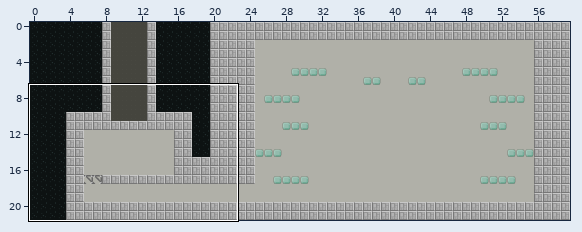
Two states of a Tiled map, assets/dat/level8.tmx. Above, an overview of the earlier version with the close-up marked.
Close-up. As it was:
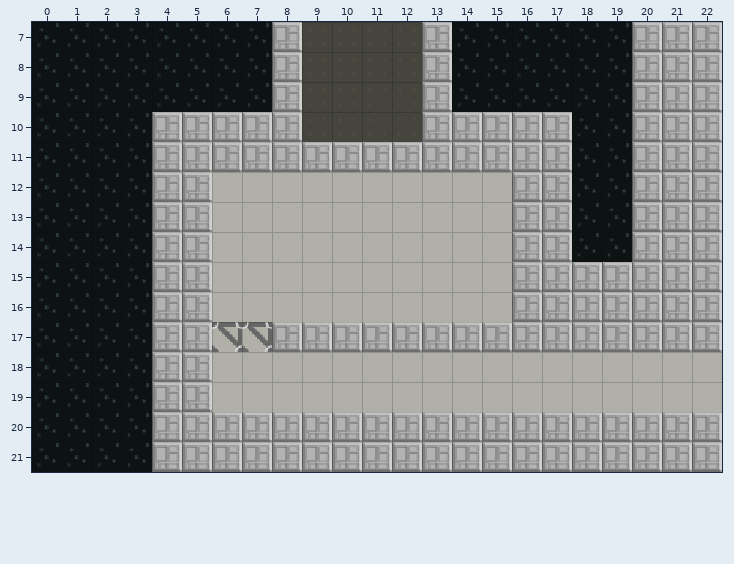
Cells are 20x20 px. Shown: x 0..22, y 7..21.
New version:
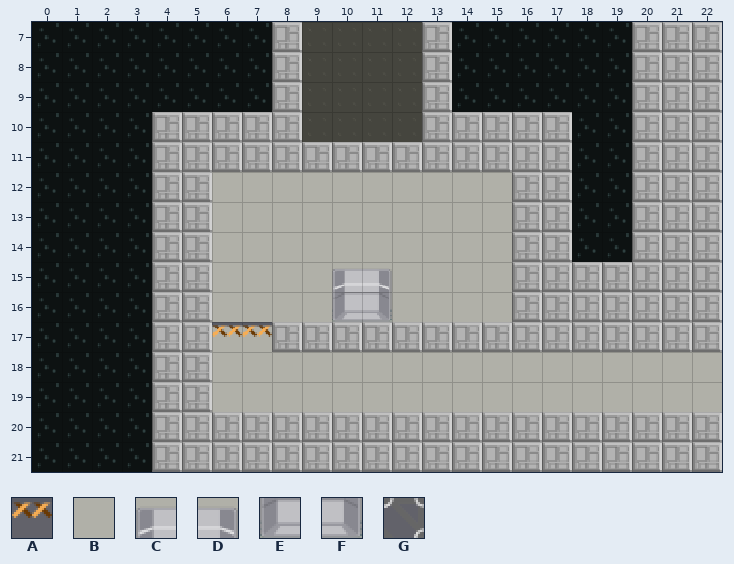
Key: from "defTile": A 6, B 21, C 57, D 58, E 93, F 94, G 96.
_ is an empty cell.
Changes in this commit:
Layer "bg":
Tile C replaces tile B in row 15 at x 10.
Tile D replaces tile B in row 15 at x 11.
Tile E replaces tile B in row 16 at x 10.
Tile F replaces tile B in row 16 at x 11.
Layer "js":
Tile A replaces tile G in row 17 at x 6 to 7.
